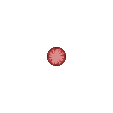
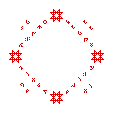
Revision of a layered 113 x 113 image; what changed, layer by layer:
added layer "Glyphs Emissive" above "Glyphs" over <box>9,9,104,104</box>
hid "Pasted Layer #3" over <box>47,47,66,66</box>
hid "Layer" over <box>47,47,66,66</box>
